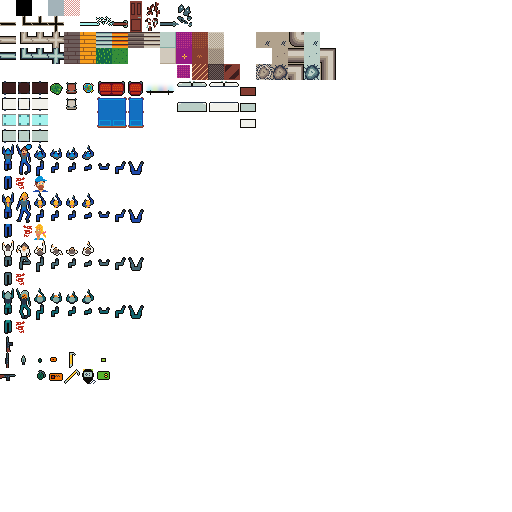
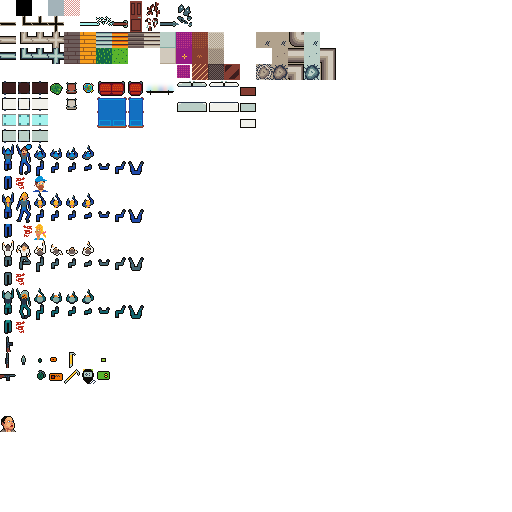
Layers edited between the first and the second 512 x 512 image:
painted on "Background" over (x1=0, y1=48, x2=128, y2=432)
